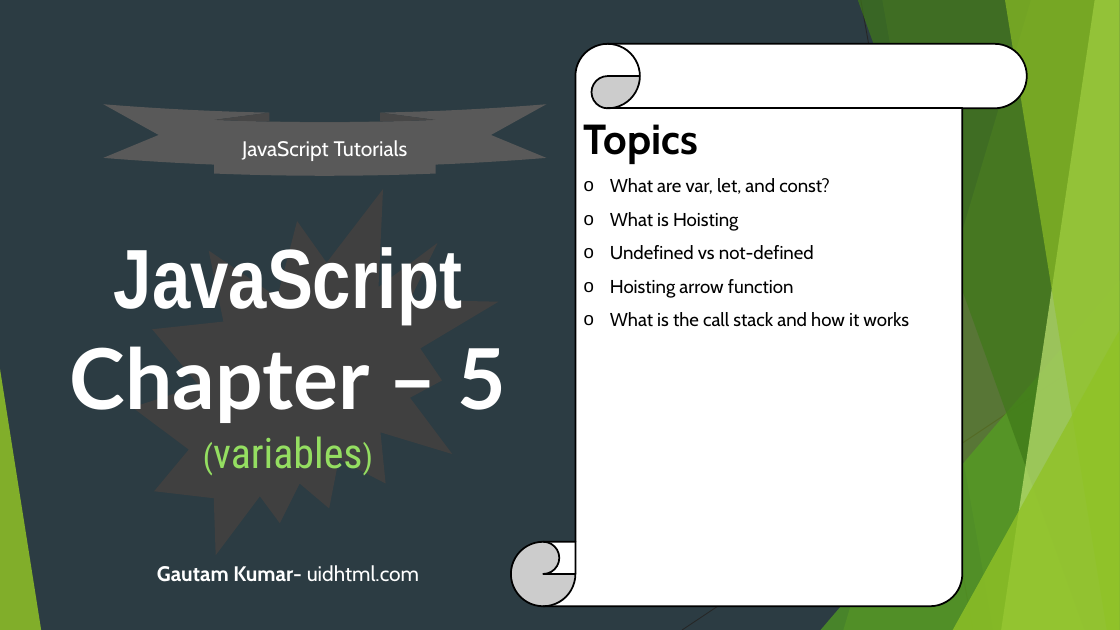
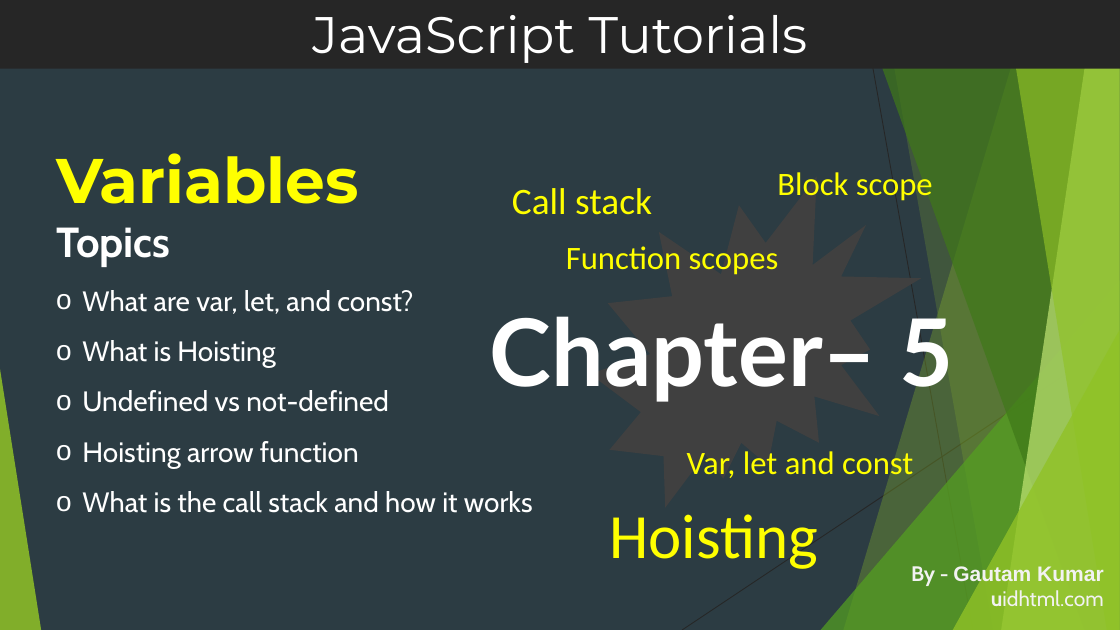
Before and after one commit to uidhtml/javascript-tutorials, a slide deck: slide 20 of Javascript Tutorials.pptx. Drawn at 1120x630 pixels with LibreOffice and Linux fonts; fonts in the diff are those of the drawing. Boxes give left, top, right and bottom in pixels: in the first picture for what was removed or moved away, otherwise in the second. Text is boxed around its words. In the diff, an @@ line names an element or a change of style, - is before the commit and + after.

Commit message:
Added chapter till 6

```diff
--- a/Javascript Tutorials.pptx
+++ b/Javascript Tutorials.pptx
@@ rectangle "JavaScript Tutorials": place and size @@
-rectangle "JavaScript Tutorials" at [103, 104, 546, 176]
+rectangle "JavaScript Tutorials" at [0, 0, 1120, 68]
@@ rectangle "JavaScript Tutorials" at [0, 0, 1120, 68]: size 18 to 44 pt, font Cabin to Montserrat; vertical alignment middle to top; ellipse ribbon to rectangle; fill #595959 to #262626 @@
@@ text "Variables Topics": place and size @@
-text "Variables Topics" at [511, 44, 1027, 607]
+text "Variables Topics" at [56, 153, 533, 513]
@@ text "Variables Topics" at [56, 153, 533, 513]: fill #FFFFFF to none; outline #000000 1.5 pt to none @@
@@ text at [56, 153, 359, 267]: text changed; size 36 to 54 pt; font Cabin to Montserrat; text colour #000000 to #FFFF00 @@
-Topics
+Variables
+Topics
@@ irregular seal: place and size @@
-irregular seal at [133, 189, 499, 555]
+irregular seal at [590, 176, 922, 508]
@@ text added at [777, 169, 933, 204], 28 pt, text #FFFF00 @@
+Block scope
@@ text added at [512, 188, 652, 215], 32 pt, text #FFFF00 @@
+Call stack
@@ text added at [566, 246, 779, 275], 28 pt, text #FFFF00 @@
+Function scopes
@@ text at [82, 290, 533, 513]: size 16 to 24 pt, text colour #000000 to #FFFFFF in "What are var, let, and const?", "What is Hoisting", "Undefined vs not-defined", "Hoisting arrow function" and 1 more places @@
@@ title at [490, 305, 954, 402]: text changed; size 72 to 80 pt; font Roboto Condensed to Lato @@
-JavaScript
-Chapter – 5
-(variables)
+Chapter– 5
@@ text added at [687, 451, 913, 478], 28 pt, text #FFFF00 @@
+Var, let and const
@@ text added at [609, 514, 818, 569], 54 pt, text #FFFF00 @@
+Hoisting
@@ text at [911, 564, 1104, 606]: text changed; text colour #FFFFFF to #F2F2F2 @@
-Gautam Kumar- uidhtml.com
+By - Gautam Kumar
+uidhtml.com
```
Also in this commit, not shown: 6 other slides changed, 17 other files.
